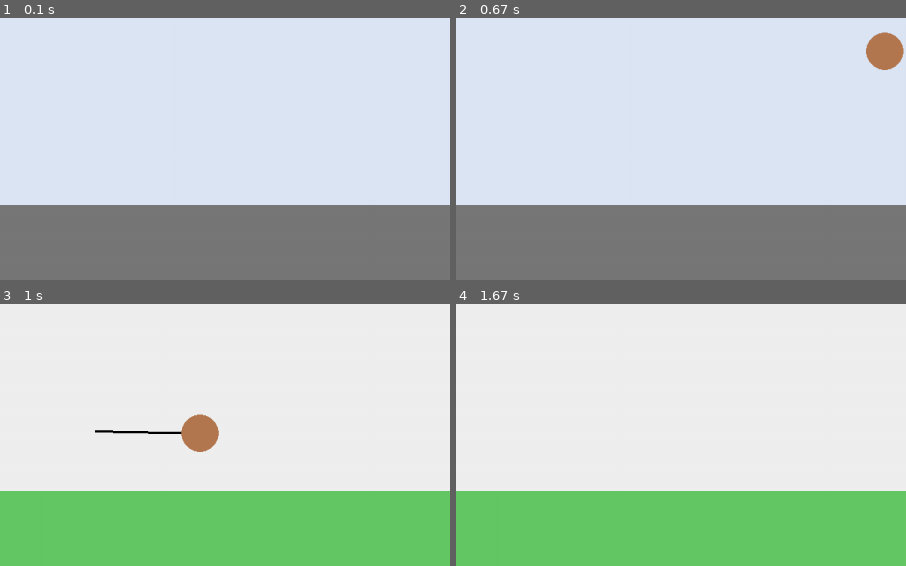
Above: before the commit, frames 1-4 (two rows, left to right).
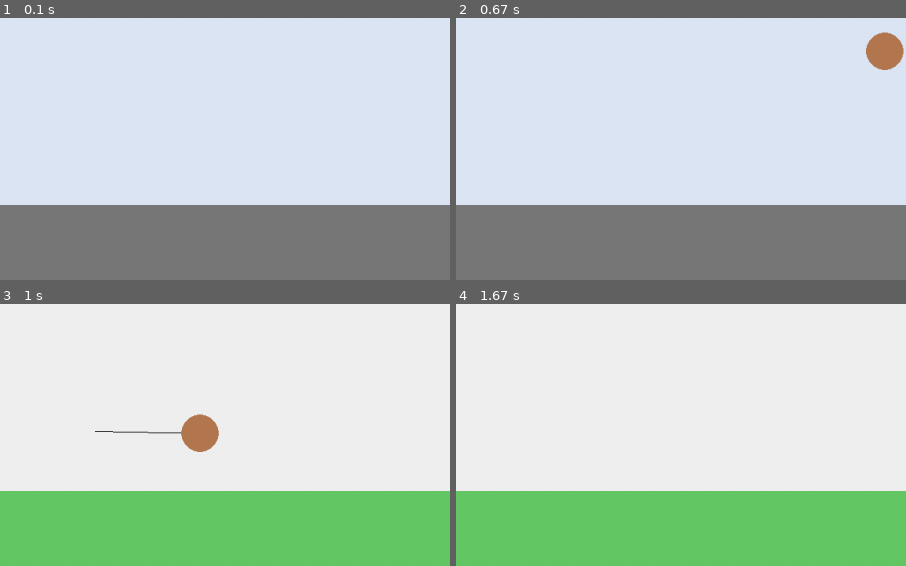
Above: after the commit, the same moments.

Repository: lorenacp1/Pygame
Game: pygame game, started from main.py
The game is run twice, just before and just after one commit, with the same random seed, the same clock (stepped at 60 frames per second) and the same inputs.
Inputs (mouse positions are % of the whole screen's width and height, from its top left):
- Up to frame 1 (0.1 s): no input
- Up to frame 2 (0.67 s): no input
- Up to frame 3 (1 s): press the mouse at (15, 74) at 0.87 s; move the mouse to (37, 75) at 0.97 s
- Up to frame 4 (1.67 s): release the mouse at (59, 75) at 1.1 s
The pictures show only the part of the screen within x 4-54%, y 50-100%; the shares and areas given below are measured in that part.

Frames 1-2 are identical in both runs. In frame 3, 0.2% of the frame differs, in the area x 21-41%, y 48-50%; in frame 4, nothing differs.

Commit message:
concertando erros

Diff:
--- a/main.py
+++ b/main.py
@@ -95,7 +95,7 @@
             pygame.draw.rect(screen, (200, 150, 50), box)
 
         if hamster.dragging:
-            pygame.draw.line(screen, (0, 0, 0), SLING_POS, hamster.rect.center, 3)
+            pygame.draw.line(screen, (0, 0, 0), SLING_POS, hamster.rect.center,)
 
     hamster.draw(screen)
 
